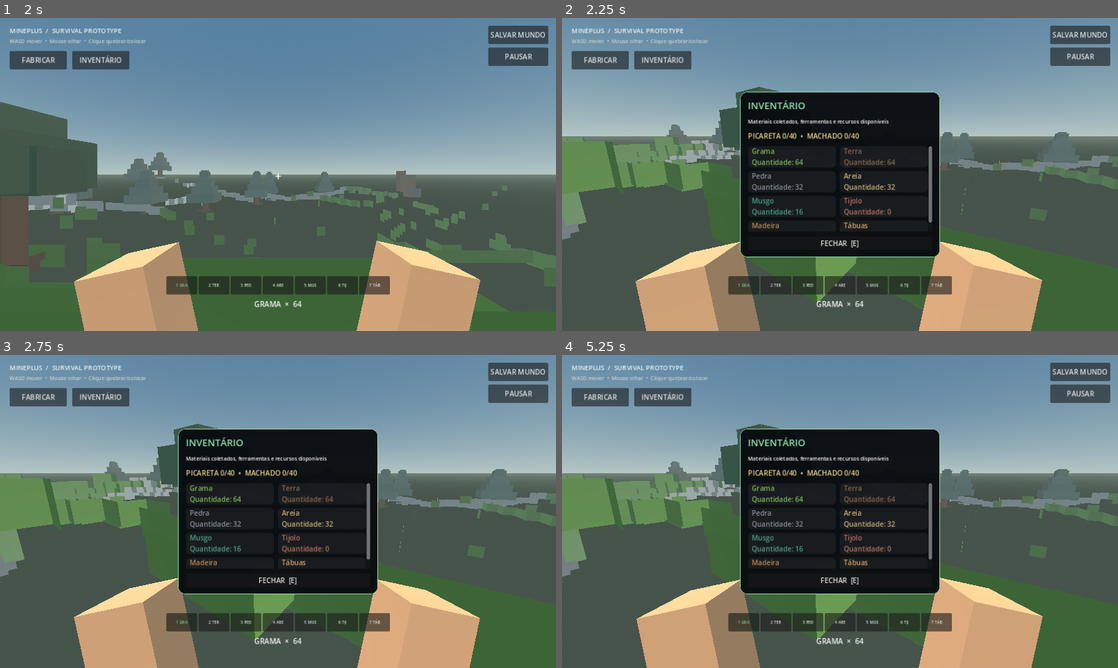
Above: before the commit, frames 1-4 (two rows, left to right).
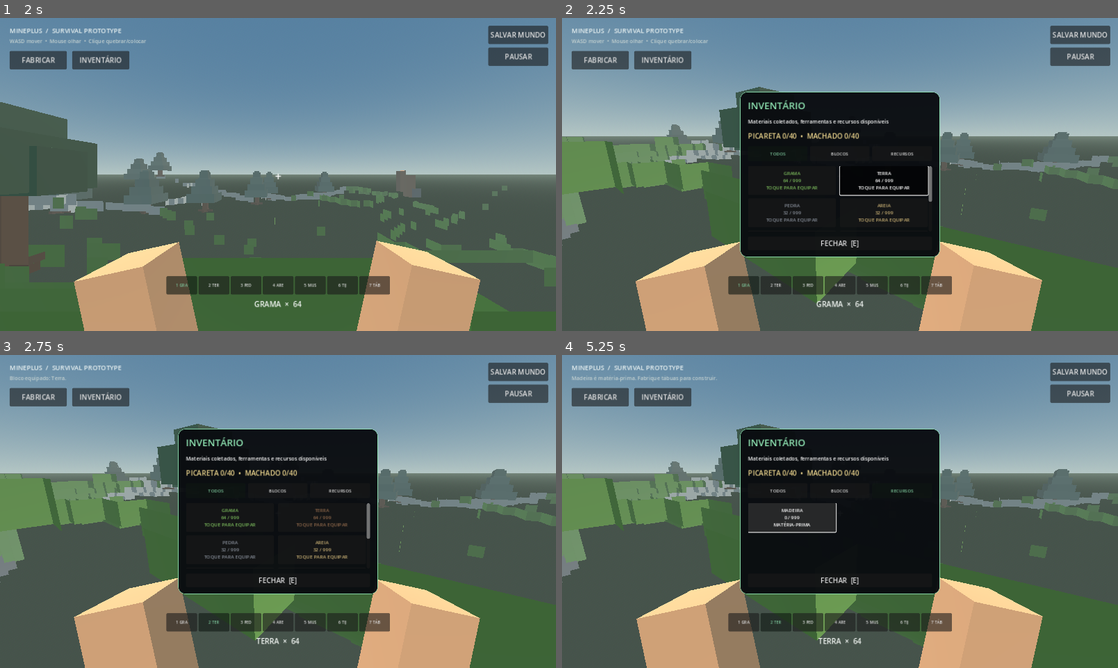
Above: after the commit, the same moments.

Repository: theolauria26-gif/MINEPLUS-PS4
Game: Godot game, scene res://scenes/main_menu.tscn
Two runs of this game, one before a commit and one after it. Both use one fixed random seed, a clock stepped at 60 frames per second and the inputs below.
Inputs (mouse positions are in pixels of both pictures, inside the frame that each line leads up to):
- Up to frame 1 (2 s): click "JOGAR" at 0.5 s; click "CRIAR MUNDO" at 1.25 s
- Up to frame 2 (2.25 s): tap Enter at 2 s; move the mouse to (867, 174) at 2.02 s; hold W (move_forward) from 2.03 s (still down); tap E at 2.1 s; click (867, 174) at 2.17 s
- Up to frame 3 (2.75 s): keep holding W (move_forward); tap Space (jump) at 2.27 s
- Up to frame 4 (5.25 s): release W (move_forward) at 2.75 s; click (778, 489) at 2.75 s, where only the run after the commit has a clickable "TODOS"; click (840, 489) at 3.5 s, where only the run after the commit has a clickable "BLOCOS"; click (901, 489) at 4.25 s, where only the run after the commit has a clickable "RECURSOS"; click (789, 517) at 5 s, where only the run after the commit has a clickable "MADEIRA 0 / 999 MATÉRIA-PRIMA"

Frame 1 is identical in both runs. In frame 2, 1.8% of the frame differs, in the area x 34-67%, y 40-68%; in frame 3, 1.9%; in frame 4, 2.1%, in the area x 1-67%, y 6-93%.

Commit message:
Add inventory category filters and quick equip

Diff:
--- a/scripts/world.gd
+++ b/scripts/world.gd
@@ -28,6 +28,8 @@
 var inventory_panel_width := 460.0
 var pause_layer: CanvasLayer
 var inventory_tool_label: Label
+var inventory_filter := MineplusInventory.CATEGORY_ALL
+var inventory_filter_buttons: Array[Button] = []
 var look_sensitivity := 0.0025
 var configured_fov := 78.0
 var hud_opacity := 1.0
@@ -466,6 +468,18 @@
 	inventory_tool_label.text = "PICARETA %d/40  •  MACHADO %d/40" % [pickaxe_durability, axe_durability]
 	inventory_tool_label.add_theme_color_override("font_color", Color("#e9d28b"))
 	stack.add_child(inventory_tool_label)
+	var filter_row := HBoxContainer.new()
+	filter_row.add_theme_constant_override("separation", 6)
+	for category in [MineplusInventory.CATEGORY_ALL, MineplusInventory.CATEGORY_BLOCKS, MineplusInventory.CATEGORY_MATERIALS]:
+		var filter_button := Button.new()
+		filter_button.text = MineplusInventory.category_title(category)
+		filter_button.custom_minimum_size = Vector2(0, 34)
+		filter_button.size_flags_horizontal = Control.SIZE_EXPAND_FILL
+		filter_button.add_theme_font_size_override("font_size", 10)
+		filter_button.pressed.connect(_set_inventory_filter.bind(category))
+		filter_row.add_child(filter_button)
+		inventory_filter_buttons.append(filter_button)
+	stack.add_child(filter_row)
 	var inventory_scroll := ScrollContainer.new()
 	inventory_scroll.size_flags_horizontal = Control.SIZE_EXPAND_FILL
 	inventory_scroll.size_flags_vertical = Control.SIZE_EXPAND_FILL
@@ -497,26 +511,46 @@
 	elif not OS.has_feature("mobile"):
 		Input.mouse_mode = Input.MOUSE_MODE_CAPTURED
 
+func _set_inventory_filter(category: String) -> void:
+	if category not in [MineplusInventory.CATEGORY_ALL, MineplusInventory.CATEGORY_BLOCKS, MineplusInventory.CATEGORY_MATERIALS]:
+		return
+	inventory_filter = category
+	_refresh_inventory()
+
+func _equip_inventory_item(item_index: int) -> void:
+	var block_type := MineplusInventory.block_type_for_item(item_index)
+	if block_type < 0:
+		if status_label:
+			status_label.text = "Madeira é matéria-prima. Fabrique tábuas para construir."
+		return
+	_select_block(block_type)
+	if status_label:
+		status_label.text = "Bloco equipado: %s." % BLOCK_NAMES[block_type]
+
 func _refresh_inventory() -> void:
 	if inventory_grid == null:
 		return
 	if inventory_tool_label:
 		inventory_tool_label.text = "PICARETA %d/40  •  MACHADO %d/40" % [pickaxe_durability, axe_durability]
+	for button_index in range(inventory_filter_buttons.size()):
+		var filter_button := inventory_filter_buttons[button_index]
+		var categories := [MineplusInventory.CATEGORY_ALL, MineplusInventory.CATEGORY_BLOCKS, MineplusInventory.CATEGORY_MATERIALS]
+		filter_button.modulate = Color("#8ee3b1") if categories[button_index] == inventory_filter else Color.WHITE
 	for child in inventory_grid.get_children():
 		child.queue_free()
-	for i in range(INVENTORY_NAMES.size()):
-		var item := PanelContainer.new()
-		var item_style := StyleBoxFlat.new()
-		item_style.bg_color = Color(1, 1, 1, 0.055)
-		item_style.set_corner_radius_all(9)
-		item.add_theme_stylebox_override("panel", item_style)
-		var label := Label.new()
-		label.text = "  %s\n  Quantidade: %d" % [INVENTORY_NAMES[i], block_counts[i]]
+	for item_index in MineplusInventory.visible_item_indices(inventory_filter):
+		var block_type := MineplusInventory.block_type_for_item(item_index)
+		var action_text := "TOQUE PARA EQUIPAR" if block_type >= 0 else "MATÉRIA-PRIMA"
+		var item_button := Button.new()
+		item_button.text = "%s\n%d / %d\n%s" % [INVENTORY_NAMES[item_index].to_upper(), block_counts[item_index], MAX_STACK_SIZE, action_text]
 		var item_width := (inventory_panel_width - 55.0) / float(inventory_grid.columns)
-		label.custom_minimum_size = Vector2(item_width, 48)
-		label.add_theme_color_override("font_color", INVENTORY_COLORS[i])
-		item.add_child(label)
-		inventory_grid.add_child(item)
+		item_button.custom_minimum_size = Vector2(item_width, 66)
+		item_button.add_theme_font_size_override("font_size", 11)
+		item_button.add_theme_color_override("font_color", INVENTORY_COLORS[item_index])
+		item_button.add_theme_color_override("font_hover_color", Color.WHITE)
+		item_button.tooltip_text = "Equipar %s na hotbar" % INVENTORY_NAMES[item_index] if block_type >= 0 else "Madeira é usada na fabricação de tábuas."
+		item_button.pressed.connect(_equip_inventory_item.bind(item_index))
+		inventory_grid.add_child(item_button)
 
 func _load_settings() -> void:
 	var config := MineplusSettings.load_config()
